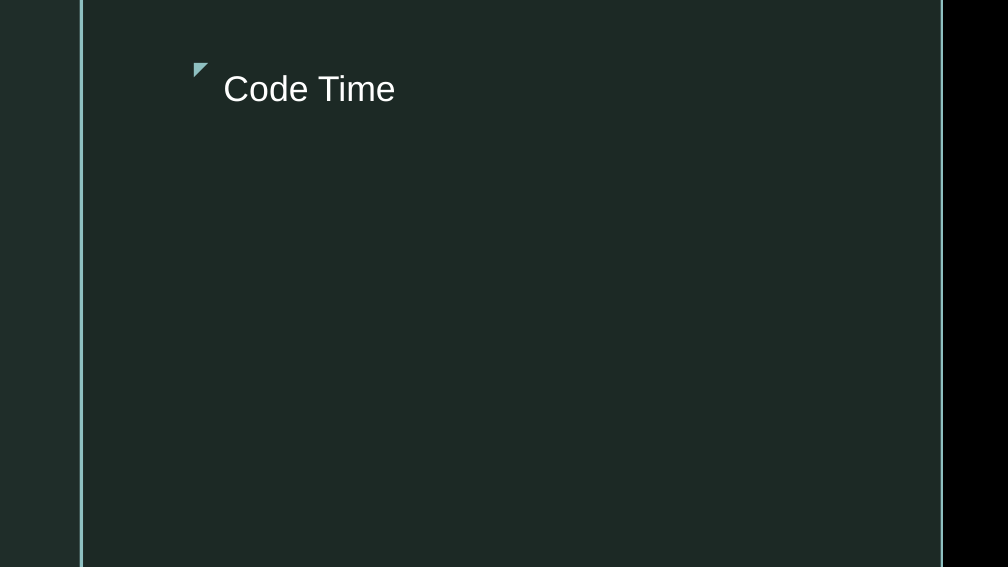
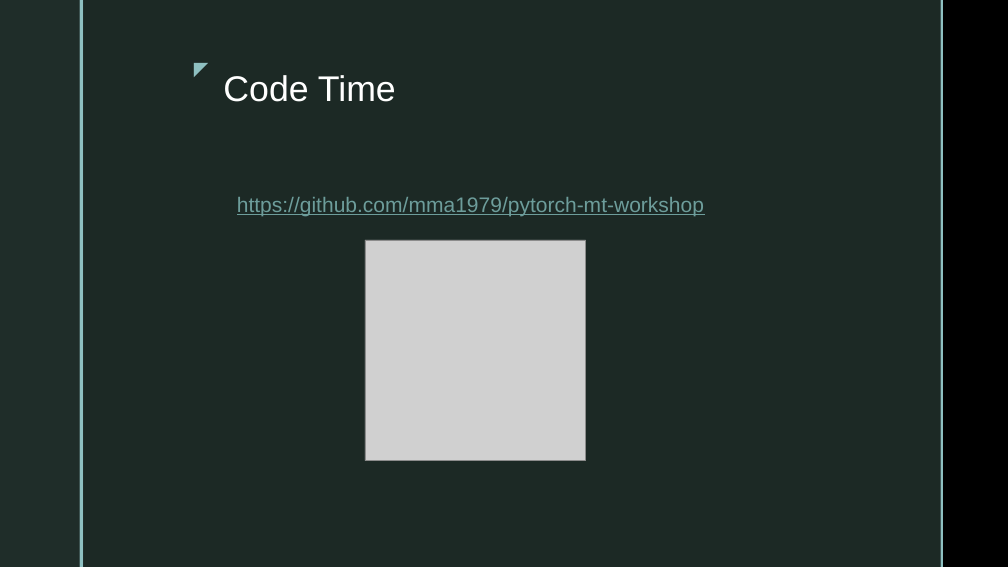
Before and after one commit to mma1979/pytorch-mt-workshop, a slide deck: slide 24 of PyTorch MT.pptx (slide 23 before the commit). Drawn at 1008x567 pixels with LibreOffice and Linux fonts; fonts in the diff are those of the drawing; grey boxes stand for pictures; background and template pictures are left out. Boxes give left, top, right and bottom in pixels: in the first picture for what was removed or moved away, otherwise in the second. Text is boxed around its words. In the diff, an @@ line names an element or a change of style, - is before the commit and + after.

```diff
--- a/PyTorch MT.pptx
+++ b/PyTorch MT.pptx
@@ text added at [237, 197, 704, 216], 20 pt, text #6D9D9B, underline @@
+https://github.com/mma1979/pytorch-mt-workshop
@@ picture added at [365, 240, 586, 461] @@
```
Also in this commit, not shown: 1 other slide changed, 1 slide added.
